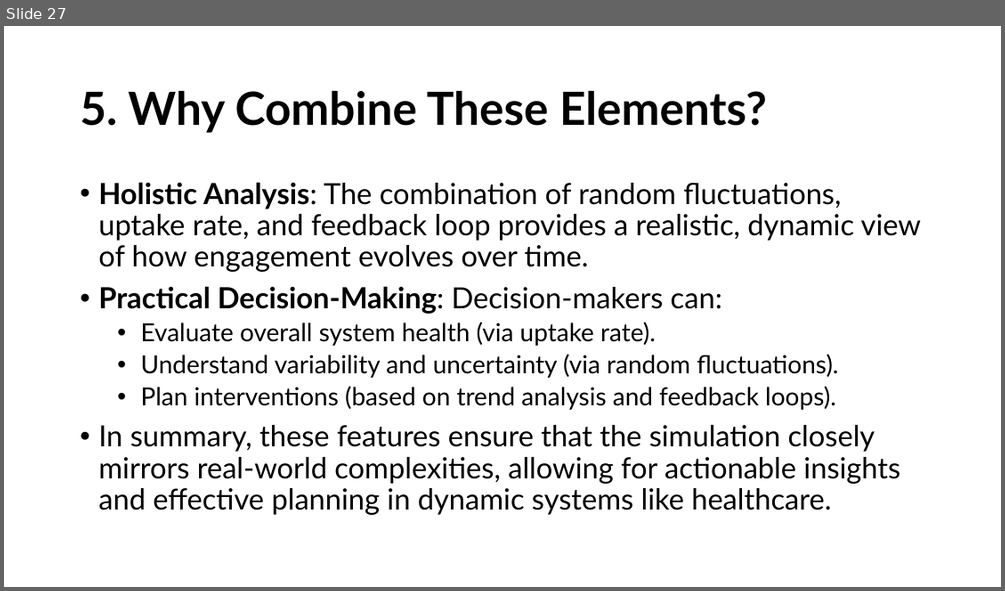
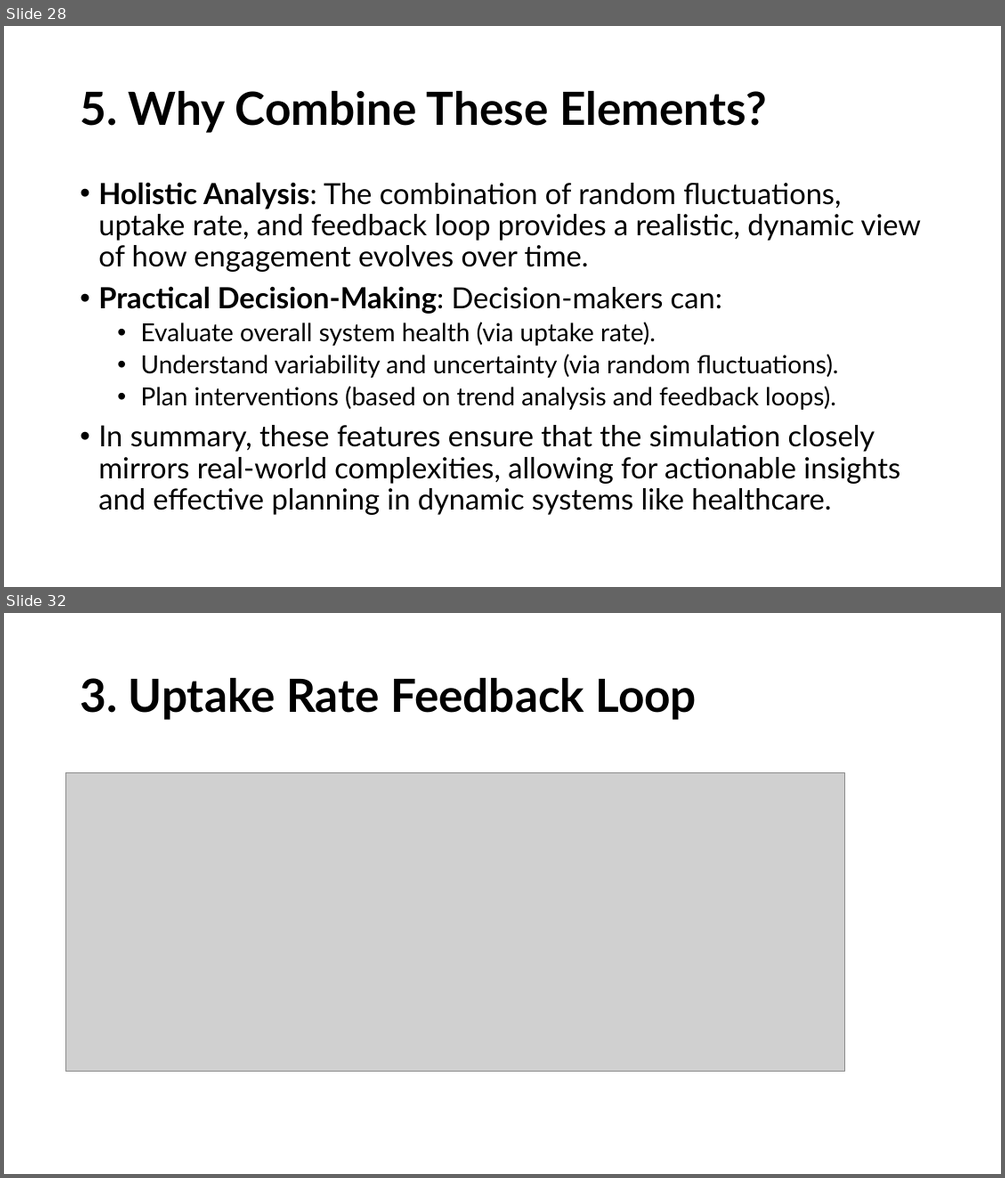
Before and after one commit to HeiderJeffer/Modeling-for-Societal-Complexity-in-Healthcare, a slide deck: Background and motivation.pptx. Shown one above the other, each under a label of ours: slide 27 before the commit, slides 28 and 32 after it; the slides between them are not shown. The pictures are 1005x591 and 1005x1178 pixels, drawn with LibreOffice and Linux fonts; fonts in the diff are those of the drawing; grey boxes stand for pictures. Boxes give left, top, right and bottom in pixels: in the first picture for what was removed or moved away, otherwise in the second. Text is boxed around its words. In the diff, an @@ line names an element or a change of style, - is before the commit and + after.

```diff
--- a/Background and motivation.pptx
+++ b/Background and motivation.pptx
@@ slide 32 added at [4,613,1001,1174], background #FFFFFF @@
@@ title added at [80,678,696,720], 44 pt, text #000000, bold @@
+3. Uptake Rate Feedback Loop
@@ picture added at [65,773,844,1071] @@
@@ what was slide 27 is now slide 28 @@
```
Also in this commit, not shown: 2 slides changed, 22 other slides added, 1 other file.
